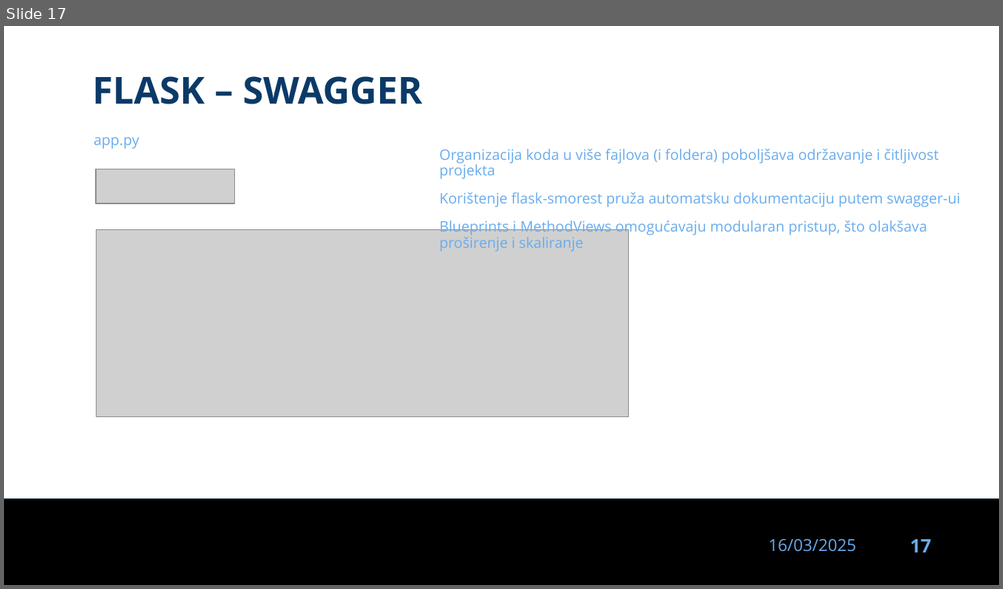
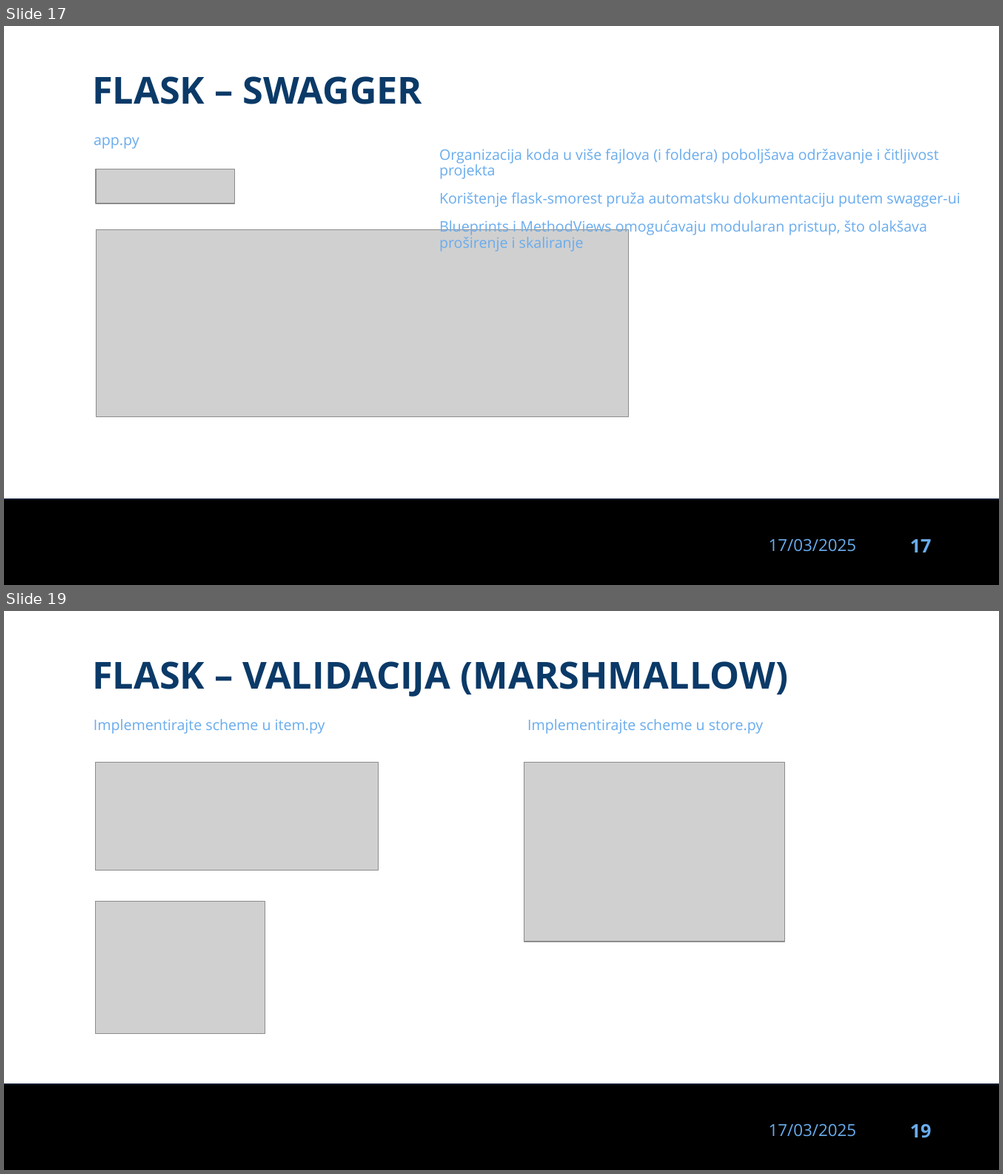
Before and after one commit to dinoDuvnjak/CTK, a slide deck: Bootcamp/flask/flask.pptx. Shown one above the other, each under a label of ours: slide 17 before the commit, slides 17 and 19 after it; the slides between them are not shown. The pictures are 1003x589 and 1003x1174 pixels, drawn with LibreOffice and Linux fonts; fonts in the diff are those of the drawing; grey boxes stand for pictures; background and template pictures are left out. Boxes give left, top, right and bottom in pixels: in the first picture for what was removed or moved away, otherwise in the second. Text is boxed around its words. In the diff, an @@ line names an element or a change of style, - is before the commit and + after.

```diff
--- a/Bootcamp/flask/flask.pptx
+++ b/Bootcamp/flask/flask.pptx
@@ slide 19 added at box(4, 611, 999, 1170), background #FFFFFF; not listed: 3 template elements that a slide beside it also shows @@
@@ text added at box(92, 661, 788, 697), 36 pt, text #0B3A68, bold @@
+FLASK – VALIDACIJA (MARSHMALLOW)
@@ text added at box(94, 719, 325, 734), 14 pt, text #69ACED @@
+Implementirajte scheme u item.py
@@ text added at box(527, 719, 763, 734), 14 pt, text #69ACED @@
+Implementirajte scheme u store.py
@@ picture added at box(96, 763, 378, 870) @@
@@ picture added at box(524, 763, 785, 942) @@
@@ picture added at box(96, 901, 265, 1034) @@
@@ slide 17 changed as well @@
@@ text at box(768, 539, 856, 552): text changed @@
-16/03/2025
+17/03/2025
```
Also in this commit, not shown: 16 other slides changed, 1 other slide added, 2 other files.
